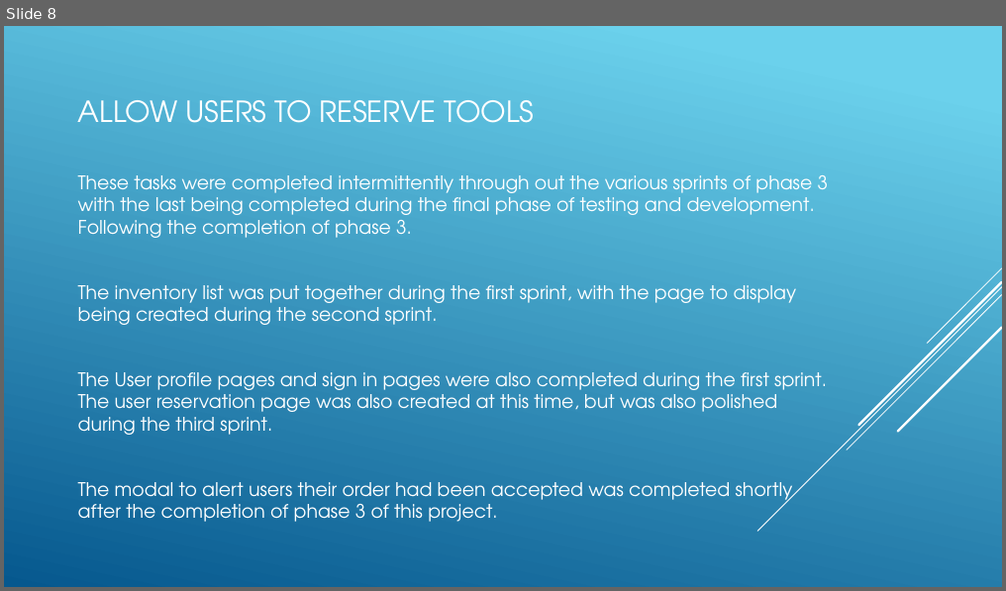
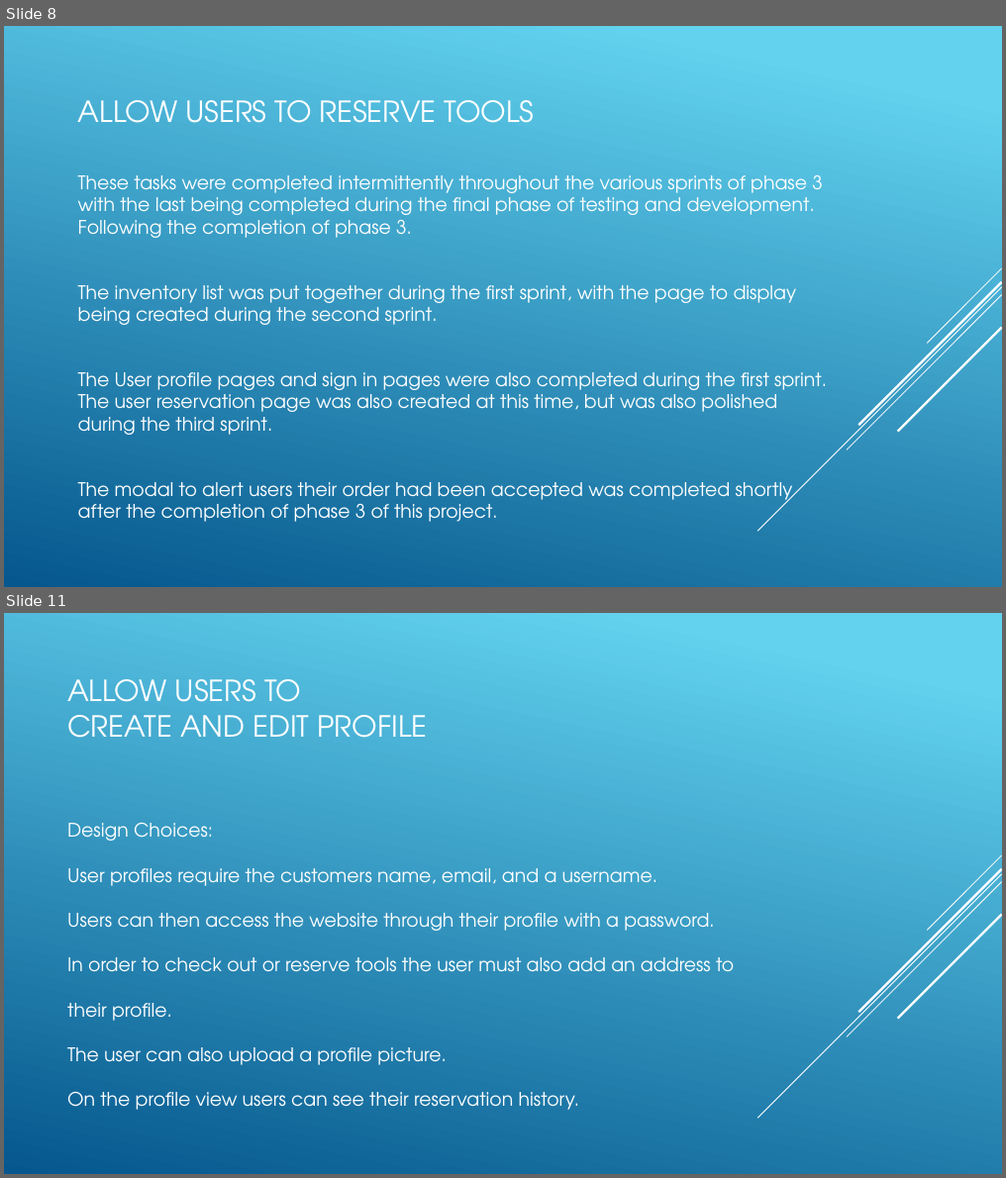
Before and after one commit to itsjaboyd/Tool-Coop, a slide deck: docs/TeamPresentation.pptx. Shown one above the other, each under a label of ours: slide 8 before the commit, slides 8 and 11 after it; the slides between them are not shown. The pictures are 1006x591 and 1006x1178 pixels, drawn with LibreOffice and Linux fonts; fonts in the diff are those of the drawing. Boxes give left, top, right and bottom in pixels: in the first picture for what was removed or moved away, otherwise in the second. Text is boxed around its words. In the diff, an @@ line names an element or a change of style, - is before the commit and + after.

```diff
--- a/docs/TeamPresentation.pptx
+++ b/docs/TeamPresentation.pptx
@@ slide 11 added at (4,613,1002,1174), background gradient #62D2EF to #05578D; not listed: 5 template elements that a slide beside it also shows @@
@@ title added at (67,679,427,738), 28 pt, text #FFFFFF @@
+ALLOW USERS TO
+CREATE AND EDIT PROFILE
@@ text added at (67,823,734,1110), 18 pt, text #FFFFFF @@
+Design Choices:
+User profiles require the customers name, email, and a username.
+Users can then access the website through their profile with a password.
+In order to check out or reserve tools the user must also add an address to their profile.
+The user can also upload a profile picture.
+On the profile view users can see their reservation history.
@@ slide 8 changed as well @@
@@ background gradient #6ED2EB to #06588E to gradient #62D2EF to #05578D @@
@@ text at (78,175,822,238): text changed @@
-These tasks were completed intermittently through out the various sprints of phase 3 with the last being completed during the final phase of testing and development. Following the completion of phase 3.
+These tasks were completed intermittently throughout the various sprints of phase 3 with the last being completed during the final phase of testing and development. Following the completion of phase 3.
```
Also in this commit, not shown: 12 other slides changed, 2 other slides added, 3 slides removed, 2 other files.
